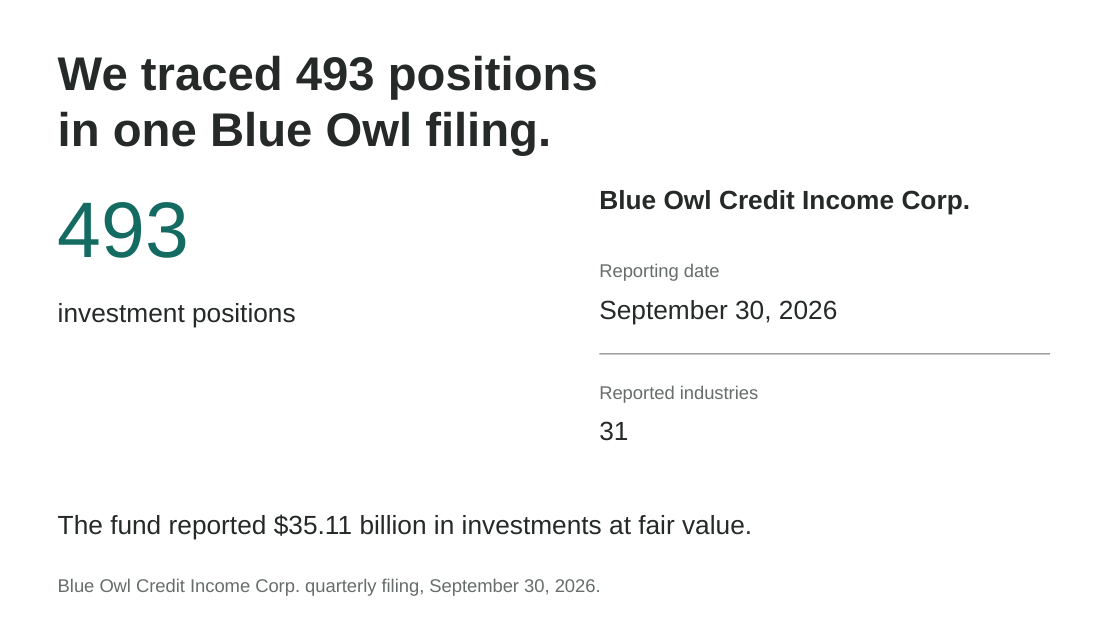
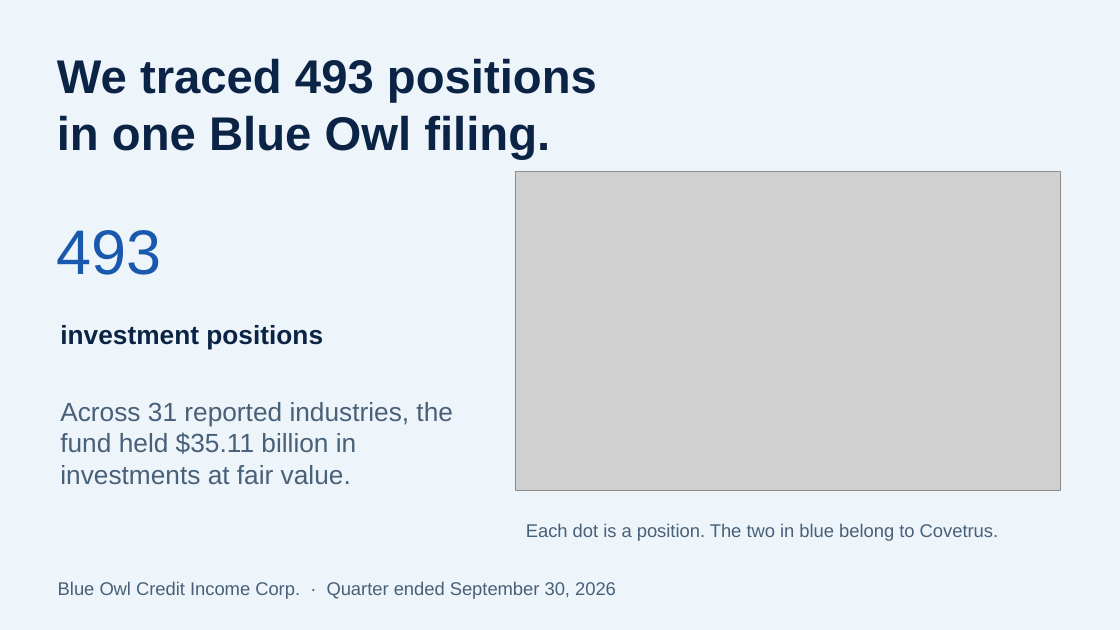
Before and after one commit to marcswartz/ivey-group7-portfolio, a slide deck: slide 2 of presentation.pptx. Drawn at 1120x630 pixels with LibreOffice and Linux fonts; fonts in the diff are those of the drawing; grey boxes stand for pictures. Boxes give left, top, right and bottom in pixels: in the first picture for what was removed or moved away, otherwise in the second. Text is boxed around its words. In the diff, an @@ line names an element or a change of style, - is before the commit and + after.

Commit message:
Restore the blue visual identity and show the investor prototype in use

```diff
--- a/presentation.pptx
+++ b/presentation.pptx
@@ background #FFFFFF to #EDF5FB @@
@@ text "We traced 493 positions in ..." at <box>57,58,597,160</box>: text colour #252A29 to #0B2345 @@
@@ picture added at <box>516,171,1061,491</box> @@
@@ text "493": place and size @@
-text "493" at <box>58,202,189,258</box>
+text "493" at <box>57,230,162,275</box>
@@ text "493" at <box>57,230,162,275</box>: size 67.5 to 54 pt, text colour #146B61 to #1959AD @@
@@ text removed at <box>599,190,971,215</box> @@
-Blue Owl Credit Income Corp.
@@ text removed at <box>599,263,720,281</box> @@
-Reporting date
@@ text "investment positions": place and size @@
-text "investment positions" at <box>58,303,296,328</box>
+text "investment positions" at <box>60,325,323,350</box>
@@ text "investment positions" at <box>60,325,323,350</box>: text colour #252A29 to #0B2345, bold on @@
@@ text removed at <box>599,300,837,325</box> @@
-September 30, 2026
@@ rectangle removed at <box>600,354,1050,355</box> @@
@@ text removed at <box>599,385,758,403</box> @@
-Reported industries
@@ text at <box>60,402,452,484</box>: text changed; text colour #252A29 to #486078 @@
-The fund reported $35.11 billion in investments at fair value.
+Across 31 reported industries, the fund held $35.11 billion in investments at fair value.
@@ text removed at <box>599,421,628,441</box> @@
-31
@@ text added at <box>526,523,998,541</box>, 15.8 pt, text #486078 @@
+Each dot is a position. The two in blue belong to Covetrus.
@@ text at <box>58,581,616,599</box>: text changed; text colour #666D6A to #486078 @@
-Blue Owl Credit Income Corp. quarterly filing, September 30, 2026.
+Blue Owl Credit Income Corp. · Quarter ended September 30, 2026
```
Also in this commit, not shown: 9 other slides changed, 3 slides added, 3 slides removed, 19 other files.
